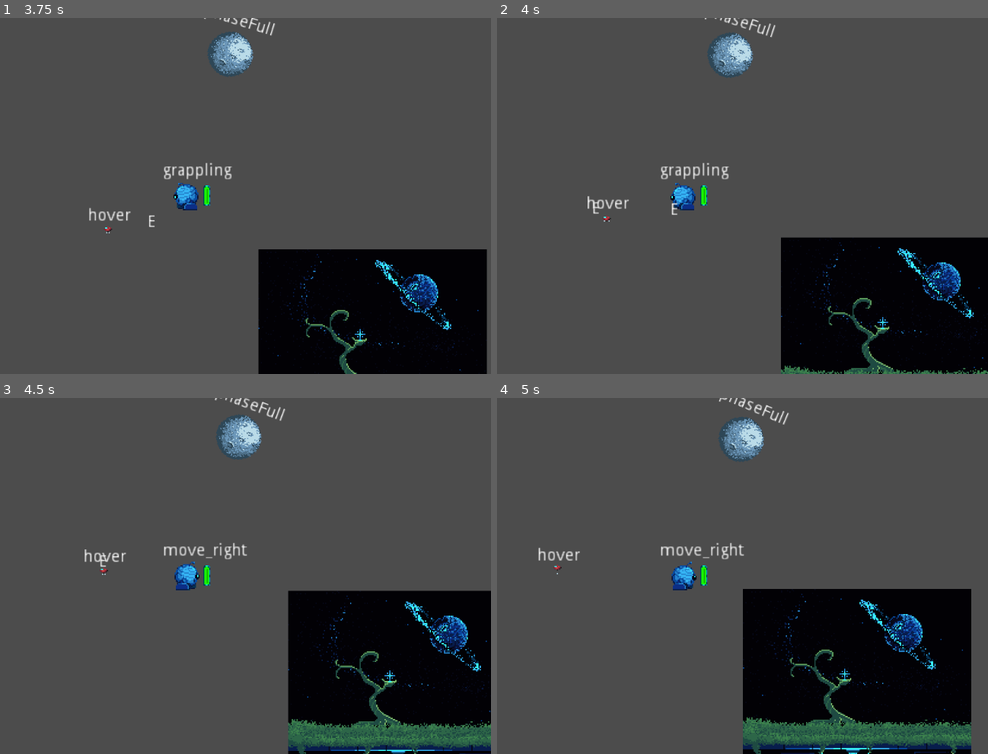
Above: before the commit, frames 1-4 (two rows, left to right).
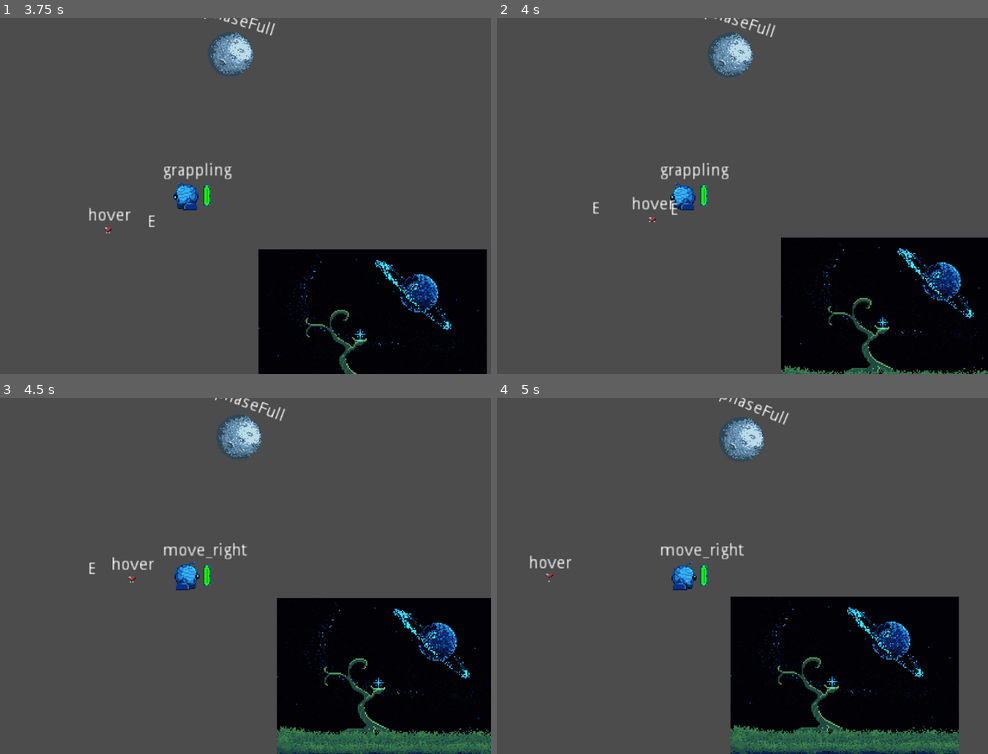
Above: after the commit, the same moments.

Repository: GeekzGamingz/Myunjoule
Game: Godot game, scene res://source/Levels/Debug_Evan.tscn
Same seed, same stepped clock (60 frames per second), same inputs: the game is played once before the commit and once after it. This scene is started directly instead of the project's main scene. The engine's default icon, where the game draws it, is replaced by a stand-in: a white triangle on a blue panel in a dark square.
Inputs:
- Up to frame 1 (3.75 s): hold W (move_forward) 0.53-2.03 s; tap Tab (expo_tab, bound only after the commit) at 0.6, 1.55, 2.1, 2.85 s; tap E (activate) at 1.35 s; hold A (move_left) 2.03-3.53 s; hold S (move_backward) from 3.53 s (still down); hold E (activate) from 3.53 s (still down)
- Up to frame 2 (4 s): keep holding S (move_backward); keep holding E (activate); tap Tab (expo_tab, bound only after the commit) at 3.8 s
- Up to frame 3 (4.5 s): release S (move_backward) at 4.28 s; release E (activate) at 4.28 s; hold D (move_right) from 4.28 s (still down); tap Tab (expo_tab, bound only after the commit) at 4.35 s
- Up to frame 4 (5 s): keep holding D (move_right)

Frame 1 is identical in both runs. In frame 2, 0.3% of the frame differs, in the area x 18-37%, y 50-58%; in frame 3, 6.8%; in frame 4, 8.5%, in the area x 6-97%, y 42-100%.

Commit message:
Expo can now tab between pois

Diff:
--- a/project.godot
+++ b/project.godot
@@ -144,6 +144,12 @@
 , Object(InputEventKey,"resource_local_to_scene":false,"resource_name":"","device":0,"alt":false,"shift":false,"control":false,"meta":false,"command":false,"pressed":false,"scancode":0,"physical_scancode":32,"unicode":0,"echo":false,"script":null)
  ]
 }
+expo_tab={
+"deadzone": 0.5,
+"events": [ Object(InputEventKey,"resource_local_to_scene":false,"resource_name":"","device":0,"alt":false,"shift":false,"control":false,"meta":false,"command":false,"pressed":false,"scancode":0,"physical_scancode":16777218,"unicode":0,"echo":false,"script":null)
+, Object(InputEventKey,"resource_local_to_scene":false,"resource_name":"","device":0,"alt":false,"shift":false,"control":false,"meta":false,"command":false,"pressed":false,"scancode":0,"physical_scancode":70,"unicode":0,"echo":false,"script":null)
+ ]
+}
 
 [layer_names]
 
--- a/source/Actors/Drone/Expo.gd
+++ b/source/Actors/Drone/Expo.gd
@@ -15,6 +15,10 @@
 	rowbit.connect("detected_poi", self, "detected_poi")
 	rowbit.connect("poi_lost", self, "poi_lost")
 	$AnimationPlayer.play("expo_bobble")
+
+func _input(event: InputEvent) -> void:
+	if Input.is_action_just_pressed("expo_tab") and points_of_interest.size() > 0:
+		selected_poi = points_of_interest[(points_of_interest.find(selected_poi) + 1) % points_of_interest.size()]
 
 func apply_bobble_movement() -> void:
 	num_of_ticks += 1
--- a/source/Levels/Level_Debug.tscn
+++ b/source/Levels/Level_Debug.tscn
@@ -50,6 +50,3 @@
 
 [node name="Bottle_Buried" parent="YSort" instance=ExtResource( 7 )]
 position = Vector2( -300, 210 )
-
-[connection signal="energyUpdate_charge" from="YSort/Player" to="YSort/Player/ProgressBars" method="energyUpdate_charge"]
-[connection signal="energyUpdate_drain" from="YSort/Player" to="YSort/Player/ProgressBars" method="energyUpdate_drain"]
